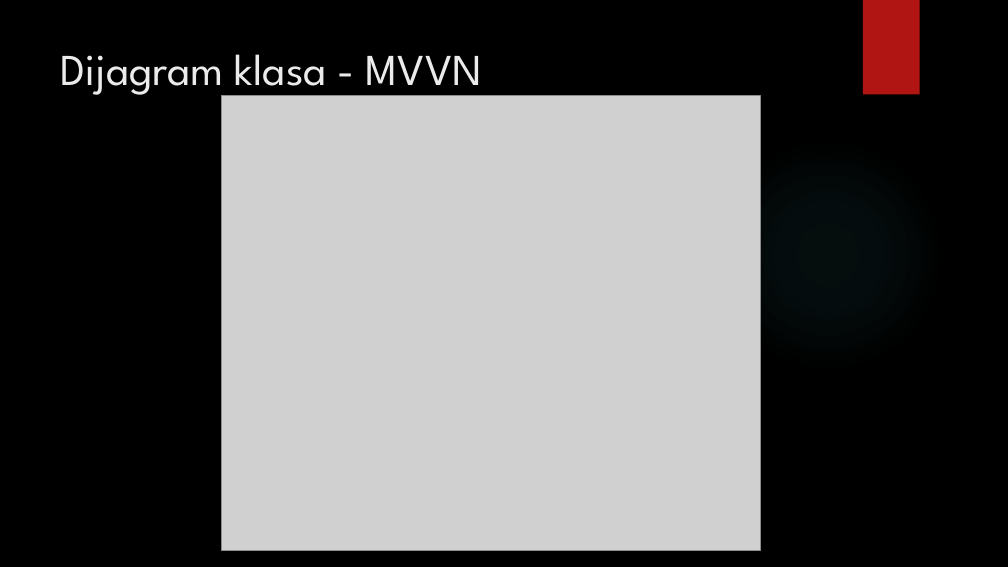
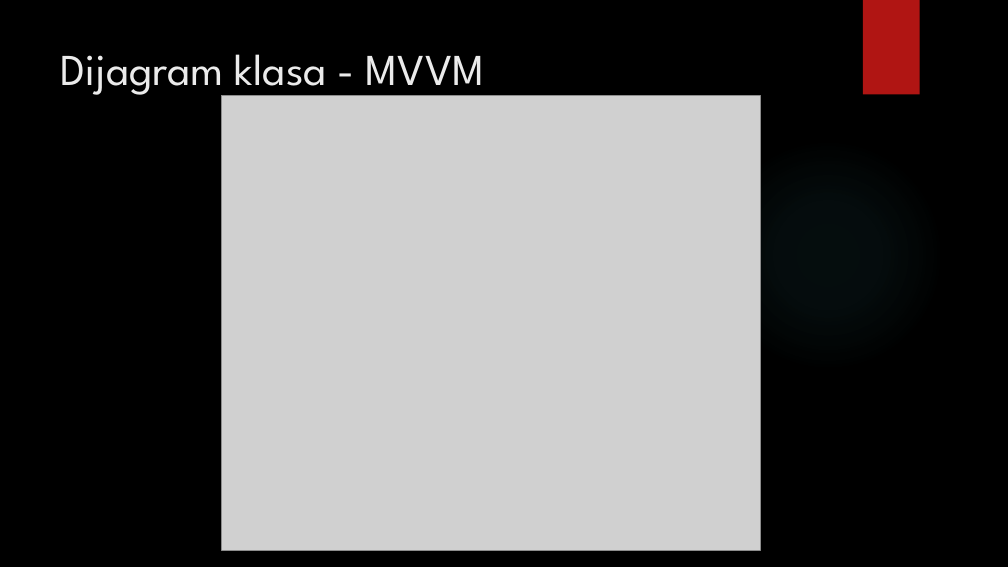
Before and after one commit to ooad-2015-2016/Brat-741, a slide deck: slide 14 of Špijunska agencija.pptx. Drawn at 1008x567 pixels with LibreOffice and Linux fonts; fonts in the diff are those of the drawing; grey boxes stand for pictures; background and template pictures are left out. Boxes give left, top, right and bottom in pixels: in the first picture for what was removed or moved away, otherwise in the second. Text is boxed around its words. In the diff, an @@ line names an element or a change of style, - is before the commit and + after.

```diff
--- a/Špijunska agencija.pptx
+++ b/Špijunska agencija.pptx
@@ title at bbox=[61, 54, 485, 99]: text changed @@
-Dijagram klasa - MVVN
+Dijagram klasa - MVVM
```
Also in this commit, not shown: 4 other slides changed, 1 other file.
